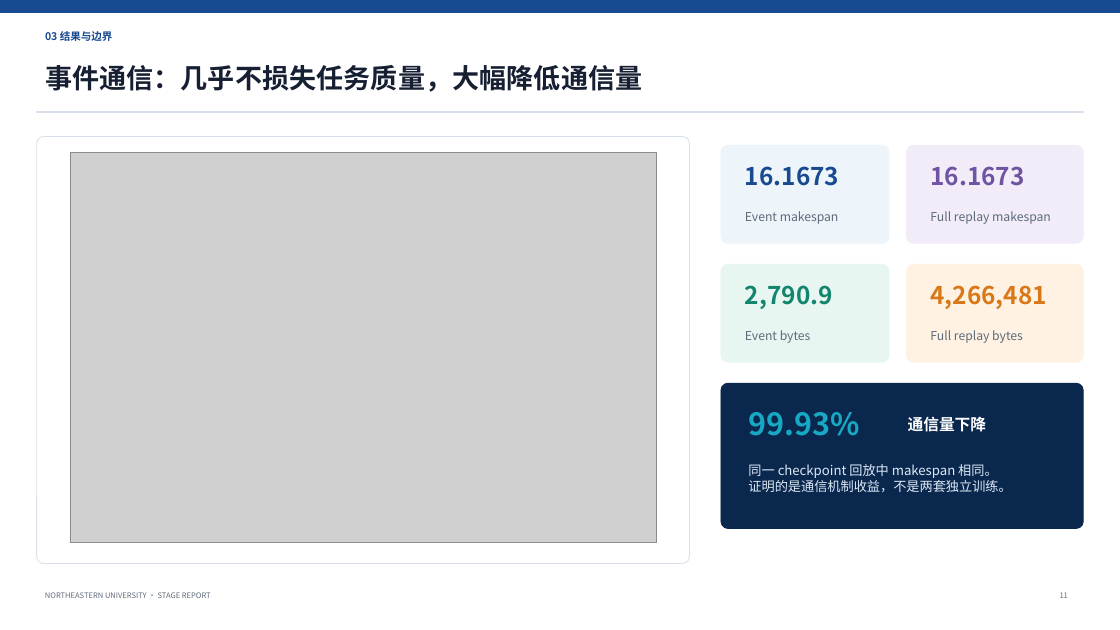
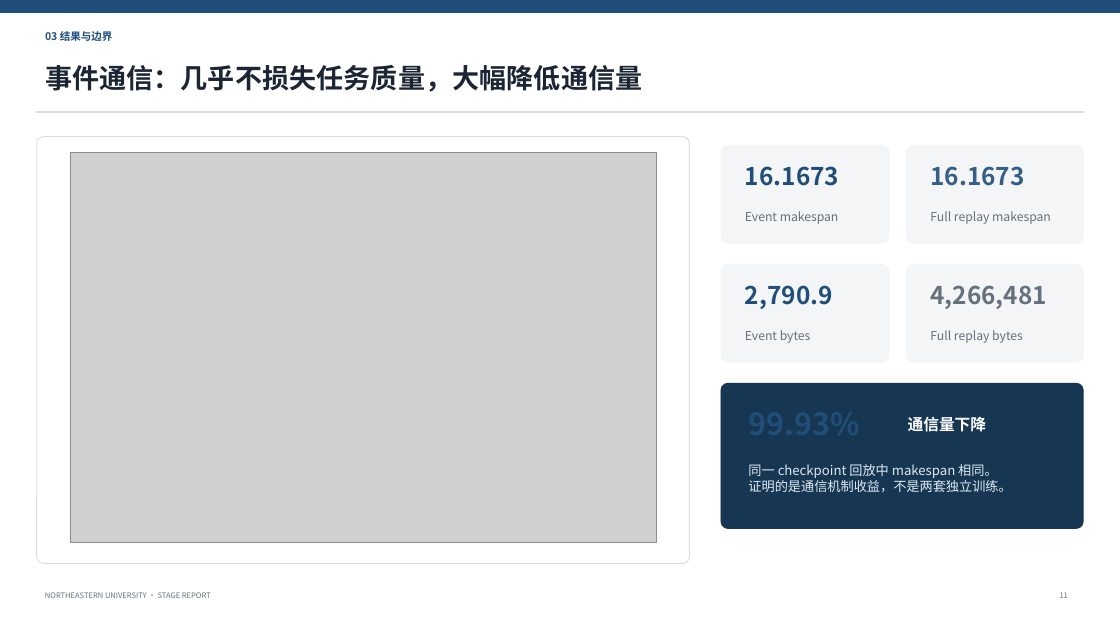
Before and after one commit to Battleplus/GPPO, a slide deck: slide 11 of deliverables/meeting_prep/GPPO_开学汇报_第一篇论文复现与GRPO展望.pptx. Drawn at 1120x630 pixels with LibreOffice and Linux fonts; fonts in the diff are those of the drawing; grey boxes stand for pictures. Boxes give left, top, right and bottom in pixels: in the first picture for what was removed or moved away, otherwise in the second. Text is boxed around its words. In the diff, an @@ line names an element or a change of style, - is before the commit and + after.

Commit message:
simplify GPPO report presentation style

```diff
--- a/deliverables/meeting_prep/GPPO_开学汇报_第一篇论文复现与GRPO展望.pptx
+++ b/deliverables/meeting_prep/GPPO_开学汇报_第一篇论文复现与GRPO展望.pptx
@@ rectangle at [0,0,1120,13]: fill #174A91 to #1F4E79; outline #174A91 0.75 pt to #1F4E79 0.75 pt @@
@@ text "03 结果与边界" at [45,31,113,41]: text colour #174A91 to #1F4E79 @@
@@ rounded rectangle at [721,145,889,244]: fill #EDF4FA to #F3F5F7; outline #EDF4FA 0.75 pt to #F3F5F7 0.75 pt @@
@@ rounded rectangle at [907,145,1083,244]: fill #F1ECF8 to #F3F5F7; outline #F1ECF8 0.75 pt to #F3F5F7 0.75 pt @@
@@ text "16.1673" at [745,166,839,186]: text colour #174A91 to #1F4E79 @@
@@ text "16.1673" at [930,166,1024,186]: text colour #6E54A3 to #355F86 @@
@@ rounded rectangle at [721,265,889,363]: fill #E8F6F1 to #F3F5F7; outline #E8F6F1 0.75 pt to #F3F5F7 0.75 pt @@
@@ rounded rectangle at [907,265,1083,363]: fill #FFF2E3 to #F3F5F7; outline #FFF2E3 0.75 pt to #F3F5F7 0.75 pt @@
@@ text "2,790.9" at [745,285,833,309]: text colour #12856D to #1F4E79 @@
@@ text "4,266,481" at [930,285,1046,309]: text colour #D97818 to #66717E @@
@@ text "Full replay bytes" at [930,330,1023,343]: text colour #5F6C7B to #66717E @@
@@ rounded rectangle at [721,383,1083,528]: fill #0A274E to #173651; outline #0A274E 0.75 pt to #173651 0.75 pt @@
@@ text removed at [749,412,861,436] @@
-99.93%
```
Also in this commit, not shown: 14 other slides changed.
